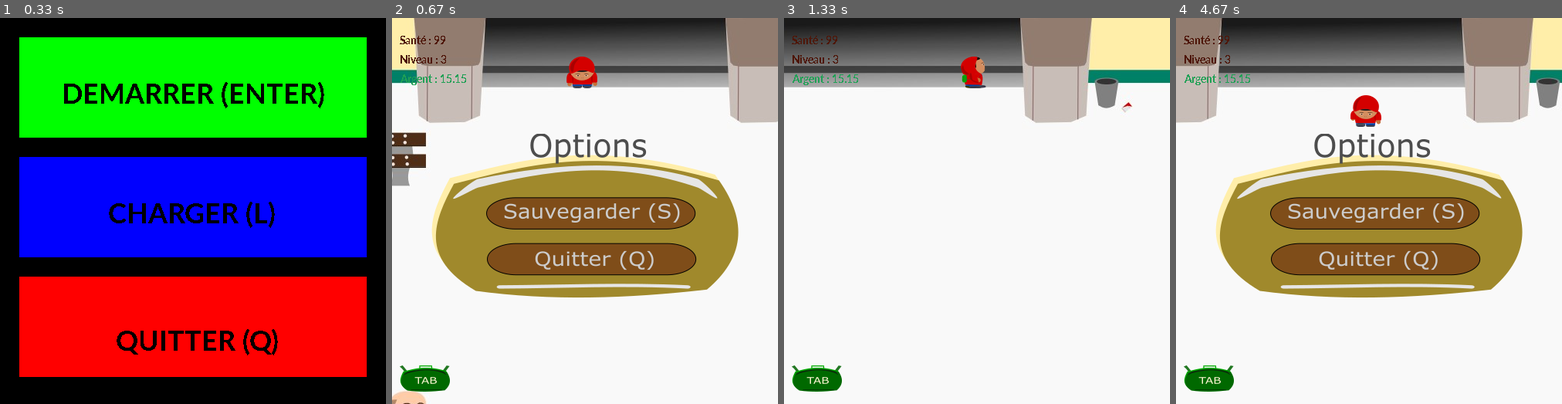
Above: before the commit, frames 1-4 (left to right).
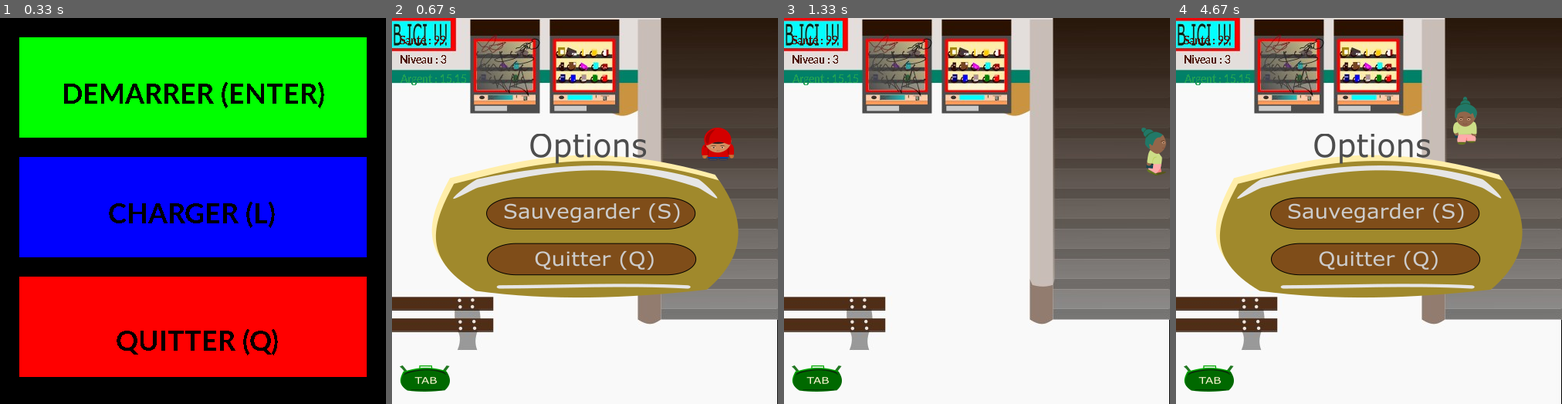
Above: after the commit, the same moments.

Repository: BastienChicot/GusGame
Game: pygame game, started from GusOut.py
The game is run twice, just before and just after one commit, with the same random seed, the same clock (stepped at 60 frames per second) and the same inputs.
Inputs:
- Up to frame 1 (0.33 s): no input
- Up to frame 2 (0.67 s): tap L at 0.33 s
- Up to frame 3 (1.33 s): hold Tab 0.67-1.13 s; hold Right 0.67-1.13 s; hold Space from 1.17 s (still down); hold Right from 1.17 s (still down); tap Ctrl at 1.23 s
- Up to frame 4 (4.67 s): tap Ctrl at 1.53, 2.9, 3.2, 3.4, 3.7, 3.9, 4.2, 4.47 s; release Space at 1.63 s; release Right at 1.63 s; tap Space at 1.67 s; tap S at 2 s; hold Up 2.83-3.3 s; hold Right 3.33-3.8 s; hold Left 3.83-4.37 s; hold Down from 4.4 s (still down)

Frame 1 is identical in both runs. In frame 2, 38% of the frame differs, in the area x 0-100%, y 0-100%; in frame 3, 43%; in frame 4, 37%.

Commit message:
ajout perso 2

Diff:
--- a/Level/Levels.py
+++ b/Level/Levels.py
@@ -548,7 +548,7 @@
     fond_width,fond_height = fond.get_rect().size
 
     #BATIMENT
-    mur0 = wall(424,0,676,410,screen_x,screen_y)
+    mur0 = wall(424,0,676,400,screen_x,screen_y)
 
     #LIMTES
     mur1 = wall(0,705,1000,10,screen_x,screen_y)
@@ -786,7 +786,7 @@
     mur3 = wall(606,0,87,102,screen_x,screen_y)
     mur4 = wall(-5,0,5,707,screen_x,screen_y)
     mur5 = wall(0,705,1000,5,screen_x,screen_y)
-    mur6 = wall(990,0,10,710,screen_x,screen_y)
+    #mur6 = wall(990,0,10,710,screen_x,screen_y)
 
     # PNJ
     mur7 = wall(0,147,217,35,screen_x,screen_y)
@@ -802,15 +802,17 @@
     mur13 = wall(690,75,43,10,screen_x,screen_y)
 
     #portiques
-    mur14 = wall(916,162,90,28,screen_x,screen_y)
-    mur15 = wall(916,240,90,28,screen_x,screen_y)
-    mur16 = wall(916,315,90,28,screen_x,screen_y)
-    mur17 = wall(916,391,90,28,screen_x,screen_y)
-    mur18 = wall(916,467,90,28,screen_x,screen_y)
+    mur14 = wall(916,162,90,25,screen_x,screen_y)
+    mur15 = wall(916,240,90,25,screen_x,screen_y)
+    mur16 = wall(916,315,90,25,screen_x,screen_y)
+    mur17 = wall(916,391,90,25,screen_x,screen_y)
+    mur18 = wall(916,467,90,25,screen_x,screen_y)
     mur19 = wall(916,544,90,30,screen_x,screen_y)
     mur20 = wall(948,592,70,47,screen_x,screen_y)
 
-    liste_mur = [mur0,mur1,mur2,mur3,mur4,mur5,mur6,mur7,
+    liste_mur = [mur0,mur1,mur2,mur3,mur4,mur5,
+                 #mur6,
+                 mur7,
                    mur8,mur9,mur10,mur11,mur12,
                    mur13,mur14,mur15,mur16,mur17,mur18,mur19,
                    mur20
@@ -830,111 +832,72 @@
     fond=pygame.image.load('Level/level_3E.jpg').convert()
     fond_width,fond_height = fond.get_rect().size
 
+    # Limites
+    mur0 = wall(0,0,1000,50,screen_x,screen_y)
+    #mur1 = wall(0,0,10,707,screen_x,screen_y)
+    mur2 = wall(0,705,1000,5,screen_x,screen_y)
+    mur3 = wall(995,0,10,707,screen_x,screen_y)
+    mur4 = wall(810,158,34,580,screen_x,screen_y)
+
+    #POUBELLE
+    mur5 = wall(702,77,30,7,screen_x,screen_y)
+
+    #Banc
+    mur6 = wall(210,582,212,150,screen_x,screen_y)
+    mur7 = wall(485,607,212,100,screen_x,screen_y)
+    mur8 = wall(190,683,586,50,screen_x,screen_y)
+
+    #portiques
+    mur14 = wall(0,162,84,25,screen_x,screen_y)
+    mur15 = wall(0,240,84,25,screen_x,screen_y)
+    mur16 = wall(0,315,84,25,screen_x,screen_y)
+    mur17 = wall(0,391,84,25,screen_x,screen_y)
+    mur18 = wall(0,467,84,25,screen_x,screen_y)
+    mur19 = wall(0,544,84,30,screen_x,screen_y)
+
+    liste_mur = [mur0,#mur1,
+                 mur2,mur3,mur4,mur5,mur6,mur7,mur8,
+                   mur14,mur15,mur16,mur17,mur18,mur19
+                  ]
+
+    for mur in liste_mur:
+        pygame.draw.rect(gameDisplay,black,mur)
+
+    #PNJ
+    gameDisplay.blit(fond, (screen_x,screen_y))
+
+
+    return(liste_mur)
+
+def level_3SE(gameDisplay,screen_x,screen_y):
+
+    fond=pygame.image.load('Level/level_3SE.jpg').convert()
+    fond_width,fond_height = fond.get_rect().size
+
     #Boites aux lettres
-    mur0 = wall(0,0,1000,707,screen_x,screen_y)
-
-    #escalier
-    # mur1 = wall(0,133,31,11,screen_x,screen_y)
-    # mur2 = wall(35,148,31,11,screen_x,screen_y)
-    # mur23 = wall(0,47,31,1,screen_x,screen_y)
-    # mur24 = wall(31,63,31,1,screen_x,screen_y)
-
-    # #but
-    # mur3 = wall(535,66,82,100,screen_x,screen_y)
-    # mur4 = wall(555,48,62,120,screen_x,screen_y)
-    # mur5 = wall(575,28,42,140,screen_x,screen_y)
-    # mur6 = wall(599,0,18,168,screen_x,screen_y)
-
-    # #ARBRE
-    # mur15 = wall(430,243,355,47,screen_x,screen_y)
-    # mur16 = wall(455,222,339,100,screen_x,screen_y)
-    # mur17 = wall(466,177,323,150,screen_x,screen_y)
-    # mur18 = wall(500,155,270,200,screen_x,screen_y)
-    # mur19 = wall(524,136,200,233,screen_x,screen_y)
-    # mur21 = wall(616,110,60,255,screen_x,screen_y)
-    # mur22 = wall(600,345,62,90,screen_x,screen_y)
-
-    # #POUBELLE
-    # mur7 = wall(115,422,40,20,screen_x,screen_y)
-    # mur20 = wall(80,432,40,15,screen_x,screen_y)
-
-    #limites
-    # mur8 = wall(0,0,172,2,screen_x,screen_y)
-    # mur9 = wall(252,0,751,2,screen_x,screen_y)
-    # mur10 = wall(998,0,10,430,screen_x,screen_y)
-    # mur11 = wall(998,552,10,160,screen_x,screen_y)
-    # mur12 = wall(0,705,1000,5,screen_x,screen_y)
-    # mur13 = wall(0,0,10,430,screen_x,screen_y)
-    # mur14 = wall(0,552,10,160,screen_x,screen_y)
-
-    liste_mur = [mur0#,mur1,mur2,mur3,mur4,mur5,mur6,mur7,
-                  # mur8,mur9,mur10,mur11,mur12,
-                  # mur13,mur14,mur15,mur16,mur17,mur18,mur19,
-                  # mur20,mur21,mur22,mur23,mur24
-                  ]
-
-    for mur in liste_mur:
-        pygame.draw.rect(gameDisplay,black,mur)
-
-    #PNJ
-    gameDisplay.blit(fond, (screen_x,screen_y))
-
-
-    return(liste_mur)
-
-def level_3SE(gameDisplay,screen_x,screen_y):
-
-    fond=pygame.image.load('Level/level_3SE.jpg').convert()
-    fond_width,fond_height = fond.get_rect().size
-
-    #Boites aux lettres
-    mur0 = wall(0,0,1000,707,screen_x,screen_y)
-
-    #escalier
-    # mur1 = wall(0,133,31,11,screen_x,screen_y)
-    # mur2 = wall(35,148,31,11,screen_x,screen_y)
-    # mur23 = wall(0,47,31,1,screen_x,screen_y)
-    # mur24 = wall(31,63,31,1,screen_x,screen_y)
-
-    # #but
-    # mur3 = wall(535,66,82,100,screen_x,screen_y)
-    # mur4 = wall(555,48,62,120,screen_x,screen_y)
-    # mur5 = wall(575,28,42,140,screen_x,screen_y)
-    # mur6 = wall(599,0,18,168,screen_x,screen_y)
-
-    # #ARBRE
-    # mur15 = wall(430,243,355,47,screen_x,screen_y)
-    # mur16 = wall(455,222,339,100,screen_x,screen_y)
-    # mur17 = wall(466,177,323,150,screen_x,screen_y)
-    # mur18 = wall(500,155,270,200,screen_x,screen_y)
-    # mur19 = wall(524,136,200,233,screen_x,screen_y)
-    # mur21 = wall(616,110,60,255,screen_x,screen_y)
-    # mur22 = wall(600,345,62,90,screen_x,screen_y)
-
-    # #POUBELLE
-    # mur7 = wall(115,422,40,20,screen_x,screen_y)
-    # mur20 = wall(80,432,40,15,screen_x,screen_y)
-
-    #limites
-    # mur8 = wall(0,0,172,2,screen_x,screen_y)
-    # mur9 = wall(252,0,751,2,screen_x,screen_y)
-    # mur10 = wall(998,0,10,430,screen_x,screen_y)
-    # mur11 = wall(998,552,10,160,screen_x,screen_y)
-    # mur12 = wall(0,705,1000,5,screen_x,screen_y)
-    # mur13 = wall(0,0,10,430,screen_x,screen_y)
-    # mur14 = wall(0,552,10,160,screen_x,screen_y)
-
-    liste_mur = [mur0#,mur1,mur2,mur3,mur4,mur5,mur6,mur7,
-                  # mur8,mur9,mur10,mur11,mur12,
-                  # mur13,mur14,mur15,mur16,mur17,mur18,mur19,
-                  # mur20,mur21,mur22,mur23,mur24
-                  ]
-
-    for mur in liste_mur:
-        pygame.draw.rect(gameDisplay,black,mur)
-
-    #PNJ
-    gameDisplay.blit(fond, (screen_x,screen_y))
-
-
-    return(liste_mur)
+    mur0 = wall(0,0,849,50,screen_x,screen_y)
+    mur1 = wall(995,0,10,707,screen_x,screen_y)
+    mur2 = wall(-5,0,10,707,screen_x,screen_y)
+    mur3 = wall(0,588,1000,130,screen_x,screen_y)
+    mur4 = wall(805,0,56,368,screen_x,screen_y)
+
+    #machines et clodo
+    mur5 = wall(590,0,220,90,screen_x,screen_y)
+    mur6 = wall(0,0,134,95,screen_x,screen_y)
+
+    # Bancs
+    mur7 = wall(60,347,215,50,screen_x,screen_y)
+    mur8 = wall(407,360,215,36,screen_x,screen_y)
+
+    liste_mur = [mur0,mur1,mur2,mur3,mur4,mur5,mur6,mur7,
+                   mur8
+                  ]
+
+    for mur in liste_mur:
+        pygame.draw.rect(gameDisplay,black,mur)
+
+    #PNJ
+    gameDisplay.blit(fond, (screen_x,screen_y))
+
+
+    return(liste_mur)
--- a/Story/Fonctions.py
+++ b/Story/Fonctions.py
@@ -172,6 +172,7 @@
         self.pause = 0
         self.frame = 0
         self.spawn = 1
+        self.perso = "gus"
 
     def update_items(self,tr):
         self.money = (0.1 + tr.argent_poub + tr.tune_buro + tr.tune_entre + tr.tune_ch +
--- a/Story/histoire.py
+++ b/Story/histoire.py
@@ -1011,9 +1011,9 @@
         if Gus.level == 2:
 
             if Gus.spawn == 1 and time < 2:
-                screen_x,screen_y,x,y = spawn_level(x,y,226,225)
+                screen_x,screen_y,x,y = spawn_level(x,y,229,225)
             elif Gus.spawn == 2 and time < 2:
-                screen_x,screen_y,x,y = spawn_level(x,y,1000-gugus_width,80)
+                screen_x,screen_y,x,y = spawn_level(x,y,1001-gugus_width,80)
 
             time += 1
             liste_mur = level_2(screen,screen_x,screen_y)
@@ -1063,11 +1063,11 @@
 
             if Gus.spawn == 1 and time < 2:
 
-                screen_x,screen_y,x,y = spawn_level(x,y,1000-gugus_width,481)
+                screen_x,screen_y,x,y = spawn_level(x,y,1001-gugus_width,481)
 
             if Gus.spawn == 2 and time < 2:
 
-                screen_x,screen_y,x,y = spawn_level(x,y,0+gugus_width,481)
+                screen_x,screen_y,x,y = spawn_level(x,y,1+gugus_width,481)
 
             time += 1
 
@@ -1092,15 +1092,15 @@
 
             if Gus.spawn == 1 and time < 2:
 
-                screen_x,screen_y,x,y = spawn_level(x,y,1000-gugus_width,481)
+                screen_x,screen_y,x,y = spawn_level(x,y,1001-gugus_width,481)
 
             elif Gus.spawn == 2 and time < 2:
 
-                screen_x,screen_y,x,y = spawn_level(x,y,0+gugus_width,481)
+                screen_x,screen_y,x,y = spawn_level(x,y,1+gugus_width,481)
 
             if Gus.spawn == 3 and time < 2:
 
-                screen_x,screen_y,x,y = spawn_level(x,y,190,12)
+                screen_x,screen_y,x,y = spawn_level(x,y,191,12)
 
             if Gus.spawn == 4 and time < 2:
 
@@ -1163,11 +1163,11 @@
 
             if Gus.spawn == 1 and time < 2:
 
-                screen_x,screen_y,x,y = spawn_level(x,y,1000-gugus_width,481)
+                screen_x,screen_y,x,y = spawn_level(x,y,1001-gugus_width,481)
 
             if Gus.spawn == 2 and time < 2:
 
-                screen_x,screen_y,x,y = spawn_level(x,y,112,651)
+                screen_x,screen_y,x,y = spawn_level(x,y,111,651)
 
             time += 1
 
@@ -1256,7 +1256,7 @@
 
             if Gus.spawn == 1 and time < 2:
 
-                screen_x,screen_y,x,y = spawn_level(x,y,112,50)
+                screen_x,screen_y,x,y = spawn_level(x,y,111,50)
 
             time += 1
 
@@ -1279,7 +1279,7 @@
 
             if Gus.spawn == 1 and time < 2:
 
-                screen_x,screen_y,x,y = spawn_level(x,y,190,655)
+                screen_x,screen_y,x,y = spawn_level(x,y,191,655)
 
             time += 1
 
@@ -1983,6 +1983,7 @@
     x_change = 0
     y_change = 0
     gugus = gugus_face
+    lassl = lassl_face
 
     screen_x = -225 + x
     screen_y = -225 + y
@@ -2027,6 +2028,7 @@
             a=1
 
         rect_gugus = gugus.get_rect()
+        rect_lassl = lassl.get_rect()
         tr.update_items()
         Gus.update_items(tr)
         sac.update_items(tr)
@@ -2041,6 +2043,9 @@
                     Gus.pause += 1
                 if event.key == pygame.K_TAB:
                     other_s.play()
+                if event.key == pygame.K_LCTRL:
+                    other_s.play()
+
             ############################
             if event.type == pygame.KEYDOWN:
                 if event.key == pygame.K_LEFT:
@@ -2089,46 +2094,55 @@
                     x_change = 0
                     rel_x = 0
                     gugus = gugus_gauche
+                    lassl = lassl_gauche
                     step_s.stop()
                 if event.key == pygame.K_RIGHT:
                     x_change = 0
                     rel_x = 0
                     gugus = gugus_droite
+                    lassl = lassl_droite
                     step_s.stop()
 
                 if event.key == pygame.K_UP:
                     y_change = 0
                     rel_y = 0
                     gugus = gugus_dos
+                    lassl = lassl_dos
                     step_s.stop()
 
                 if event.key == pygame.K_DOWN:
                     y_change = 0
                     rel_y = 0
                     gugus = gugus_face
+                    lassl = lassl_face
                     step_s.stop()
 
             ######################
         keys=pygame.key.get_pressed()
         if keys[pygame.K_DOWN]:
             gugus=gugus_walkdown[a]
+            lassl=lassl_walkd[a]
         if keys[pygame.K_UP]:
             gugus=gugus_walkup[a]
+            lassl=lassl_walku[a]
         if keys[pygame.K_RIGHT]:
             gugus=gugus_walkright[a]
+            lassl=lassl_walkr[a]
         if keys[pygame.K_LEFT]:
             gugus=gugus_walkleft[a]
+            lassl=lassl_walkl[a]
 
         rect_gugus.topleft = (x,y)
+        rect_lassl.topleft = (x,y)
 
         if Gus.level == 3:
 
             if Gus.spawn == 1 and time < 2:
                 screen_x,screen_y,x,y = spawn_level(x,y,823,514)
             elif Gus.spawn == 2 and time < 2:
-                screen_x,screen_y,x,y = spawn_level(x,y,400,124)
+                screen_x,screen_y,x,y = spawn_level(x,y,401,124)
             elif Gus.spawn == 3 and time < 2:
-                screen_x,screen_y,x,y = spawn_level(x,y,400,707-gugus_height)
+                screen_x,screen_y,x,y = spawn_level(x,y,401,707-gugus_height)
 
             time += 1
             liste_mur = level_3N(screen,screen_x,screen_y)
@@ -2148,7 +2162,10 @@
             speed_x,speed_y = hooker.collisions_pnj(liste_mur,speed_x,speed_y,hook_right,hook_left,0)
             spawn_hookx,spawn_hooky = hooker.move(spawn_hookx,spawn_hooky,speed_x,speed_y)
 
-            x_change,y_change,rel_x,rel_y = collisions(liste_mur,rect_gugus,x_change,y_change,speed_move,rel_x,rel_y)
+            if Gus.perso == "gus":
+                x_change,y_change,rel_x,rel_y = collisions(liste_mur,rect_gugus,x_change,y_change,speed_move,rel_x,rel_y)
+            if Gus.perso == "lassl":
+                x_change,y_change,rel_x,rel_y = collisions(liste_mur,rect_lassl,x_change,y_change,speed_move,rel_x,rel_y)
 
             if hooker.rect.colliderect(rect_gugus) and hooker.side == "left":
                 if abs (hooker.rect.left - rect_gugus.right) <= 10:
@@ -2213,17 +2230,20 @@
 
             if Gus.spawn == 1 and time < 2:
 
-                screen_x,screen_y,x,y = spawn_level(x,y,400,50)
+                screen_x,screen_y,x,y = spawn_level(x,y,401,50)
 
             if Gus.spawn == 2 and time < 2:
 
-                screen_x,screen_y,x,y = spawn_level(x,y,1000-gugus_width,174)
+                screen_x,screen_y,x,y = spawn_level(x,y,1001-gugus_width,174)
 
             time += 1
 
             liste_mur = level_3C(screen,screen_x,screen_y)
 
-            x_change,y_change,rel_x,rel_y = collisions(liste_mur,rect_gugus,x_change,y_change,speed_move,rel_x,rel_y)
+            if Gus.perso == "gus":
+                x_change,y_change,rel_x,rel_y = collisions(liste_mur,rect_gugus,x_change,y_change,speed_move,rel_x,rel_y)
+            if Gus.perso == "lassl":
+                x_change,y_change,rel_x,rel_y = collisions(liste_mur,rect_lassl,x_change,y_change,speed_move,rel_x,rel_y)
 
             screen_x += rel_x
             screen_y += rel_y
@@ -2243,17 +2263,20 @@
 
             if Gus.spawn == 1 and time < 2:
 
-                screen_x,screen_y,x,y = spawn_level(x,y,30,174)
+                screen_x,screen_y,x,y = spawn_level(x,y,31,190)
 
             if Gus.spawn == 2 and time < 2:
 
-                screen_x,screen_y,x,y = spawn_level(x,y,900,120)
+                screen_x,screen_y,x,y = spawn_level(x,y,901,230)
 
             time += 1
 
             liste_mur = level_3E(screen,screen_x,screen_y)
 
-            x_change,y_change,rel_x,rel_y = collisions(liste_mur,rect_gugus,x_change,y_change,speed_move,rel_x,rel_y)
+            if Gus.perso == "gus":
+                x_change,y_change,rel_x,rel_y = collisions(liste_mur,rect_gugus,x_change,y_change,speed_move,rel_x,rel_y)
+            if Gus.perso == "lassl":
+                x_change,y_change,rel_x,rel_y = collisions(liste_mur,rect_lassl,x_change,y_change,speed_move,rel_x,rel_y)
 
             if tr.rythm == 0:
                 pnj_batteur = batteur[2]
@@ -2355,18 +2378,21 @@
 
             if Gus.spawn == 1 and time < 2:
 
-                screen_x,screen_y,x,y = spawn_level(x,y,910,142)
+                screen_x,screen_y,x,y = spawn_level(x,y,901,142)
 
             time += 1
 
             liste_mur = level_3SE(screen,screen_x,screen_y)
 
-            x_change,y_change,rel_x,rel_y = collisions(liste_mur,rect_gugus,x_change,y_change,speed_move,rel_x,rel_y)
+            if Gus.perso == "gus":
+                x_change,y_change,rel_x,rel_y = collisions(liste_mur,rect_gugus,x_change,y_change,speed_move,rel_x,rel_y)
+            if Gus.perso == "lassl":
+                x_change,y_change,rel_x,rel_y = collisions(liste_mur,rect_lassl,x_change,y_change,speed_move,rel_x,rel_y)
 
             screen_x += rel_x
             screen_y += rel_y
 
-            if x > 350 and y < 120:
+            if x > 350 and y < 40:
                 Gus.level = 3.2
                 Gus.spawn = 2
                 time = 0
@@ -2403,7 +2429,10 @@
 
         ##OBJETS
 
-        screen.blit(gugus, rect_gugus)
+        if Gus.perso == "gus":
+            screen.blit(gugus, rect_gugus)
+        elif Gus.perso == "lassl":
+            screen.blit(lassl, rect_lassl)
 
         pv = Gus_font.render("Santé : " + str(Gus.pv), False, (78, 22, 9))
         argent = Gus_font.render("Argent : " + str(round(Gus.money,2)), False, (31, 160, 85))
@@ -2417,11 +2446,18 @@
         keys = pygame.key.get_pressed()
         if keys[pygame.K_TAB]:
             affich_sac(screen,sac)
+
+        if keys[pygame.K_LCTRL]:
+            if Gus.perso == "gus":
+                Gus.perso = "lassl"
+            elif Gus.perso != "gus":
+                Gus.perso = "gus"
+
         if (Gus.pause%2) == 1:
             pause(screen,gameExit,Gus,sac,tr)
         if Gus.pv == 0 or tr.game_over == True:
             game_over(screen)
 
         pygame.display.update()
-
+        print(Gus.perso)
         clock.tick(100)
--- a/settings.py
+++ b/settings.py
@@ -55,8 +55,35 @@
 gugus_gauche2 = pygame.image.load('Gus/Gus_gauche_2.png')
 gugus_walkleft = [gugus_gauche1,gugus_gauche2]
 
-gugus_width = 48
-gugus_height = 52
+gugus_width = 42
+gugus_height = 44
+
+lassl_face = pygame.image.load('Gus/LassL/lassl.png')
+lassl_walkd1 = pygame.image.load('Gus/LassL/lassl_1.png')
+lassl_walkd2 = pygame.image.load('Gus/LassL/lassl_2.png')
+lassl_walkd = [lassl_walkd1,lassl_walkd2]
+
+lassl_dos = pygame.image.load('Gus/LassL/lassl_dos.png')
+lassl_walku1 = pygame.image.load('Gus/LassL/lassl_dos1.png')
+lassl_walku2 = pygame.image.load('Gus/LassL/lassl_dos2.png')
+lassl_walku = [lassl_walku1,lassl_walku2]
+
+lassl_droite = pygame.image.load('Gus/LassL/lassl_r.png')
+lassl_droite1 = pygame.image.load('Gus/LassL/lassl_r1.png')
+lassl_droite2 = pygame.image.load('Gus/LassL/lassl_r2.png')
+lassl_walkr = [lassl_droite1,lassl_droite2]
+
+lassl_gauche = pygame.image.load('Gus/LassL/lassl_l.png')
+lassl_gauche1 = pygame.image.load('Gus/LassL/lassl_l1.png')
+lassl_gauche2 = pygame.image.load('Gus/LassL/lassl_l2.png')
+lassl_walkl = [lassl_gauche1,lassl_gauche2]
+
+lassl_width = 36
+lassl_height = 62
+
+gugus_move1 = pygame.image.load('Gus/Gus_move1.png')
+gugus_move2 = pygame.image.load('Gus/Gus_move2.png')
+gugus_move = [gugus_move1, gugus_move2]
 
 fond_text = pygame.image.load("bank/image/zone_texte.png")
 sac_image = pygame.image.load("bank/image/sac.png")
Binary file changed: Gus/Gus.png
Binary file changed: Gus/Gus_1.png
Binary file changed: Gus/Gus_2.png
Binary file changed: Gus/Gus_dos.png
Binary file changed: Gus/Gus_dos_1.png
Binary file changed: Gus/Gus_dos_2.png
Binary file changed: Gus/Gus_droit.png
Binary file changed: Gus/Gus_droit_1.png
Binary file changed: Gus/Gus_droit_2.png
Binary file changed: Gus/Gus_gauche.png
Binary file changed: Gus/Gus_gauche_1.png
Binary file changed: Gus/Gus_gauche_2.png
(and 44 more such lines)
